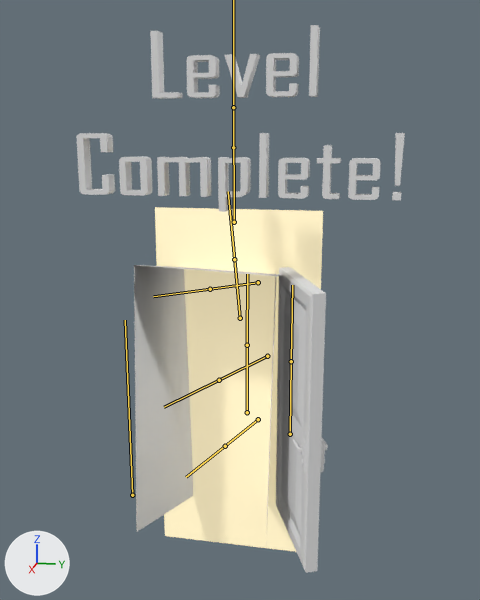
Two versions of the FBX model BlindNight/Assets/Animations/WallDoor.fbx, one commit apart.
The view is the same before and after, from a 50 mm camera at (8.06, 3.16, 4.94) aimed at (-0.14, 1.52, 2.89). Arrows for +X, +Y and +Z are at lower left; the lights stay in place. Both versions are drawn at frame 49 of the action 'Armature.001|DoorOpen'; the numbers are the values there. The bones that bend it are drawn over the model as lines.

Names of what the first picture shows: 'WallDoor'.
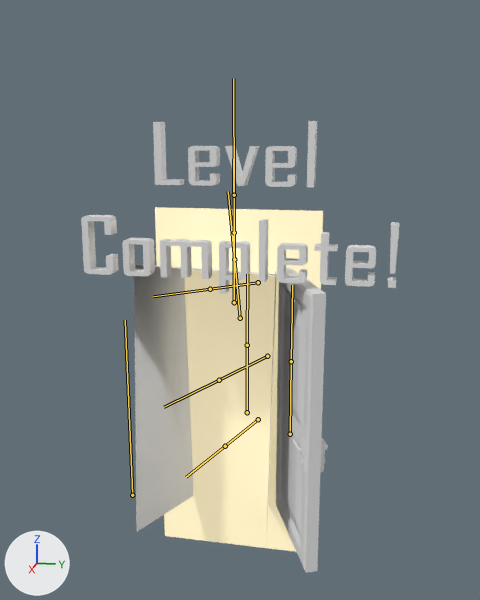
Boxes [x1, y1, x2, y2] around the edits, measured in the pictures (480 x 600 px):
'WallDoor', posed (17% shorter): before [76, 25, 405, 573]; after [81, 121, 400, 573]
bone 'Door.006', root to tip: before (233, 147) to (233, 69); after (234, 232) to (233, 159)

The change in detail:
Bone 'Door.006' (bone_door_006) moves from (-1.22, 1.31, -1.72) to (-1.22, 0.43, -1.72).
